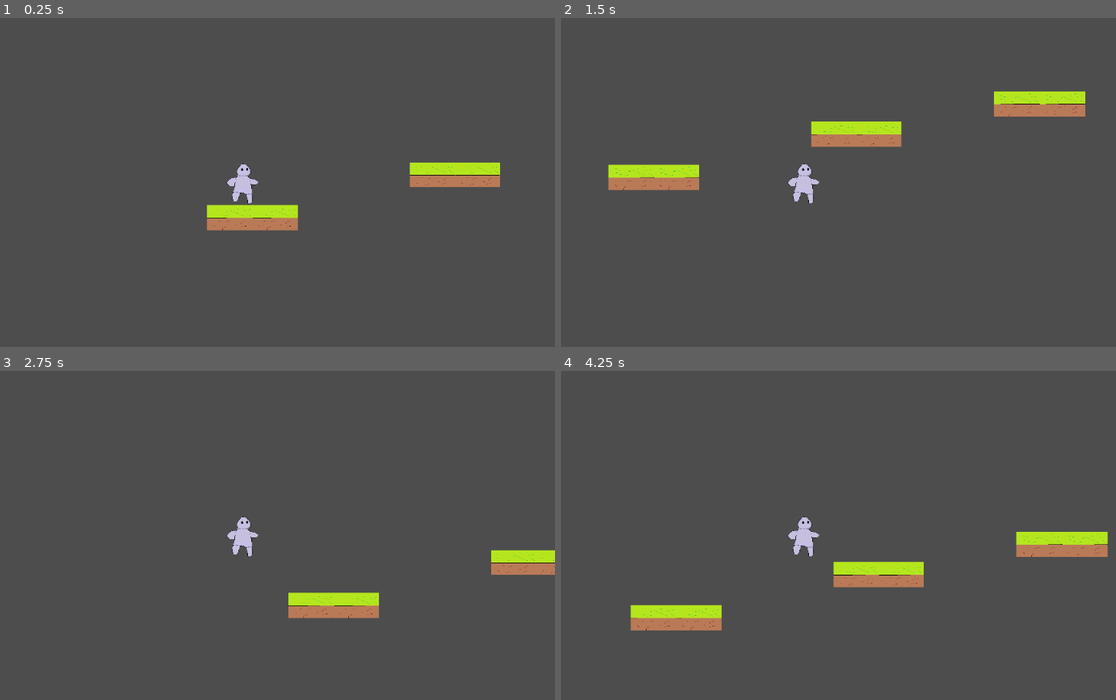
Above: before the commit, frames 1-4 (two rows, left to right).
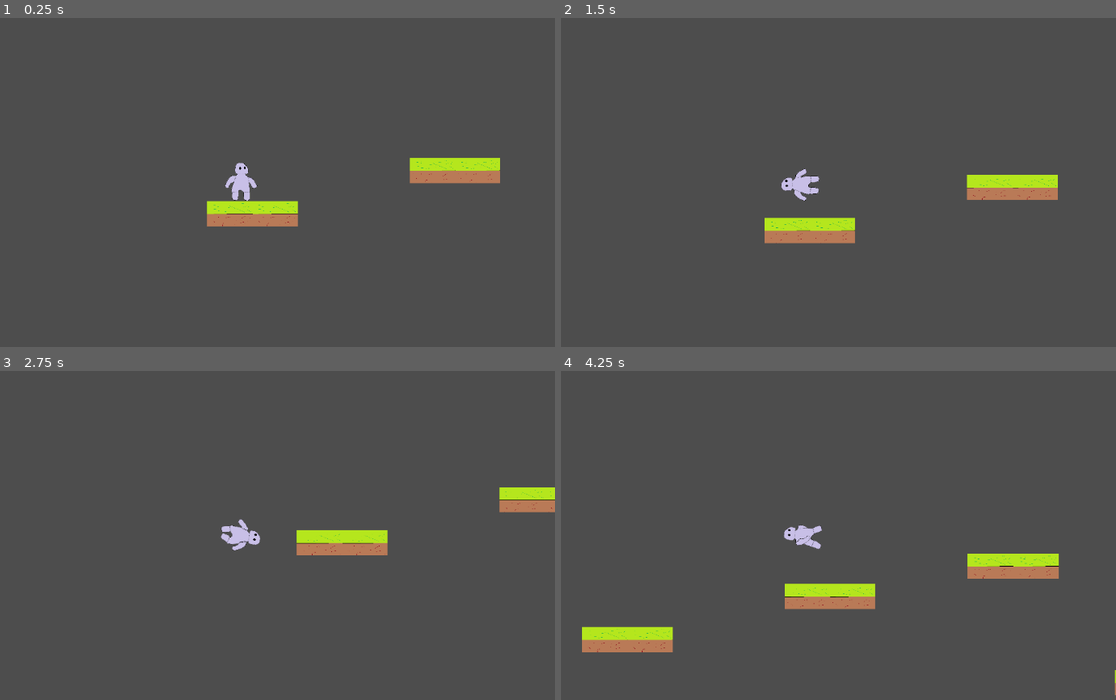
Above: after the commit, the same moments.

Repository: zakkbob/daydream-submission
Game: Godot game, scene res://main.tscn
The game is run twice, just before and just after one commit, with the same random seed, the same clock (stepped at 60 frames per second) and the same inputs.
Inputs:
- Up to frame 1 (0.25 s): no input
- Up to frame 2 (1.5 s): tap Enter (ui_accept) at 0.5, 0.6, 0.77, 1.07, 1.35 s; hold Right (ui_right) from 0.53 s (still down)
- Up to frame 3 (2.75 s): tap Enter (ui_accept) at 1.52, 1.82, 2.1 s; release Right (ui_right) at 2.03 s; hold Left (ui_left) from 2.03 s (still down)
- Up to frame 4 (4.25 s): release Left (ui_left) at 2.78 s; hold Right (ui_right) from 2.78 s (still down); tap Enter (ui_accept) at 2.85, 3.02, 3.32, 3.6, 3.77, 4.07 s

The runs differ from the first frame. In frame 1, 1.6% of the frame differs, in the area x 37-91%, y 42-65%; in frame 2, 6.7%; in frame 3, 4.5%; in frame 4, 7.7%, in the area x 3-100%, y 44-99%.

Commit message:
Epic animation

Diff:
--- a/daydream-submission/player.gd
+++ b/daydream-submission/player.gd
@@ -1,32 +1,53 @@
 extends CharacterBody2D
 
-const SPEED = 300.0
-const JUMP_VELOCITY = -400.0
 const PUSH_FORCE = 100
 const MAX_VELOCITY = 150
+const SPEED = 200.0
+const JUMP_VELOCITY = -300.0
+@onready var animation = $Sprite2D
 
 func _physics_process(delta: float) -> void:
-    # Add the gravity.
-    velocity += get_gravity() * delta
+	# Add the gravity.
+	velocity += get_gravity() * delta
+	animation.flip_v = false
 
-    # Handle jump.
-    if Input.is_action_just_pressed("ui_accept") and is_on_floor():
-        velocity.y = JUMP_VELOCITY
 
-    # Get the input direction and handle the movement/deceleration.
-    # As good practice, you should replace UI actions with custom gameplay actions.
-    var direction := Input.get_axis("ui_left", "ui_right")
-    if direction:
-        velocity.x = direction * SPEED
-    else:
-        velocity.x = move_toward(velocity.x, 0, SPEED)
+	# Handle jump.
+	if Input.is_action_just_pressed("ui_accept") and is_on_floor():
+		velocity.y = JUMP_VELOCITY
 
-    for i in get_slide_collision_count():
-        var collision = get_slide_collision(i)
-        var collision_crate = collision.get_collider()
-        if collision_crate.is_in_group("crates") and abs(collision_crate.get_linear_velocity().x) < MAX_VELOCITY:
-            collision_crate.apply_central_impulse(collision.get_normal() * -PUSH_FORCE)
+	if Input.is_action_pressed("ui_down"):
+		animation.flip_v = true
+
+	if is_on_floor():
+		animation.rotation_degrees = 0	# Get the input direction and handle the movement/deceleration.
+	# As good practice, you should replace UI actions with custom gameplay actions.
+	var direction := Input.get_axis("ui_left", "ui_right")
+	if direction:
+		if direction / abs(direction) == 1:
+			animation.flip_h = false
+			if !is_on_floor():
+				animation.rotation_degrees = 270
+		if direction / abs(direction) == -1:
+			animation.flip_h = true
+			if !is_on_floor():
+				animation.rotation_degrees = 90
+
+		velocity.x = direction * SPEED
+		animation.play("wave")
+	else:
+		velocity.x = move_toward(velocity.x, 0, SPEED)
+
+	if velocity.x == 0:
+		animation.stop()
+
+	move_and_slide()
+	for i in get_slide_collision_count():
+		var collision = get_slide_collision(i)
+		var collision_crate = collision.get_collider()
+		if collision_crate.is_in_group("crates") and abs(collision_crate.get_linear_velocity().x) < MAX_VELOCITY:
+			collision_crate.apply_central_impulse(collision.get_normal() * -PUSH_FORCE)
 
 
 
-    move_and_slide()
+	move_and_slide()
--- a/daydream-submission/player.tscn
+++ b/daydream-submission/player.tscn
@@ -1,22 +1,56 @@
-[gd_scene load_steps=4 format=3 uid="uid://b3fron44bbrf8"]
+[gd_scene load_steps=9 format=3 uid="uid://b3fron44bbrf8"]
 
 [ext_resource type="Script" uid="uid://ggcitoo1yiwd" path="res://player.gd" id="1_onrkg"]
-[ext_resource type="Texture2D" uid="uid://brr737moyeflr" path="res://gamedave-removebg-preview.png" id="2_i3pqv"]
+[ext_resource type="Texture2D" uid="uid://clolymp1qulw3" path="res://davegame.png" id="2_hqtel"]
+[ext_resource type="Texture2D" uid="uid://clwavcjg0oxlj" path="res://daveWave.png" id="3_sweqy"]
+[ext_resource type="Texture2D" uid="uid://b8s2x132h7a7m" path="res://davewave2.png" id="4_2hs0m"]
+[ext_resource type="Script" uid="uid://do4elt84onnjg" path="res://wave.gd" id="5_sweqy"]
+
+[sub_resource type="SpriteFrames" id="SpriteFrames_1jxqw"]
+animations = [{
+"frames": [{
+"duration": 1.0,
+"texture": ExtResource("2_hqtel")
+}, {
+"duration": 1.0,
+"texture": ExtResource("3_sweqy")
+}, {
+"duration": 1.0,
+"texture": ExtResource("4_2hs0m")
+}],
+"loop": true,
+"name": &"wave",
+"speed": 7.0
+}]
 
 [sub_resource type="RectangleShape2D" id="RectangleShape2D_0xm2m"]
-size = Vector2(178.625, 267)
+size = Vector2(160, 340)
+
+[sub_resource type="RectangleShape2D" id="RectangleShape2D_dw050"]
+size = Vector2(20, 31)
 
 [node name="player" type="CharacterBody2D" groups=["player"]]
+scale = Vector2(0.8, 0.8)
 script = ExtResource("1_onrkg")
 
-[node name="Sprite2D" type="Sprite2D" parent="."]
+[node name="Sprite2D" type="AnimatedSprite2D" parent="."]
 position = Vector2(21, -34)
 scale = Vector2(0.25, 0.234)
-texture = ExtResource("2_i3pqv")
+sprite_frames = SubResource("SpriteFrames_1jxqw")
+animation = &"wave"
+script = ExtResource("5_sweqy")
 
 [node name="CollisionShape2D" type="CollisionShape2D" parent="."]
-position = Vector2(15, -24.25)
+position = Vector2(19, -40.5)
 scale = Vector2(0.25, 0.25)
 shape = SubResource("RectangleShape2D_0xm2m")
 
 [node name="Camera2D" type="Camera2D" parent="."]
+
+[node name="CollisionShape2D2" type="CollisionShape2D" parent="."]
+position = Vector2(-6, -41.5)
+shape = SubResource("RectangleShape2D_dw050")
+
+[node name="CollisionShape2D3" type="CollisionShape2D" parent="."]
+position = Vector2(45, -41)
+shape = SubResource("RectangleShape2D_dw050")
--- /dev/null
+++ b/daydream-submission/wave.gd
@@ -0,0 +1,6 @@
+extends AnimatedSprite2D# Called when the node enters the scene tree for the first time.
+func _ready() -> void:
+	pass # Replace with function body.# Called every frame. 'delta' is the elapsed time since the previous frame.
+
+func _process(delta: float) -> void:
+	pass
Binary file added: daydream-submission/dave leg jump1.png
Not shown, added: daydream-submission/dave leg jump1.png.import
Binary file added: daydream-submission/dave leg jump2.png
Not shown, added: daydream-submission/dave leg jump2.png.import
Binary file added: daydream-submission/dave leg jump3.png
Not shown, added: daydream-submission/dave leg jump3.png.import
Binary file added: daydream-submission/daveWave.png
Not shown, added: daydream-submission/daveWave.png.import
Binary file added: daydream-submission/davegame.png
Not shown, added: daydream-submission/davegame.png.import
Binary file added: daydream-submission/davegameevil.png
Not shown, added: daydream-submission/davegameevil.png.import
(and 19 more such lines)
